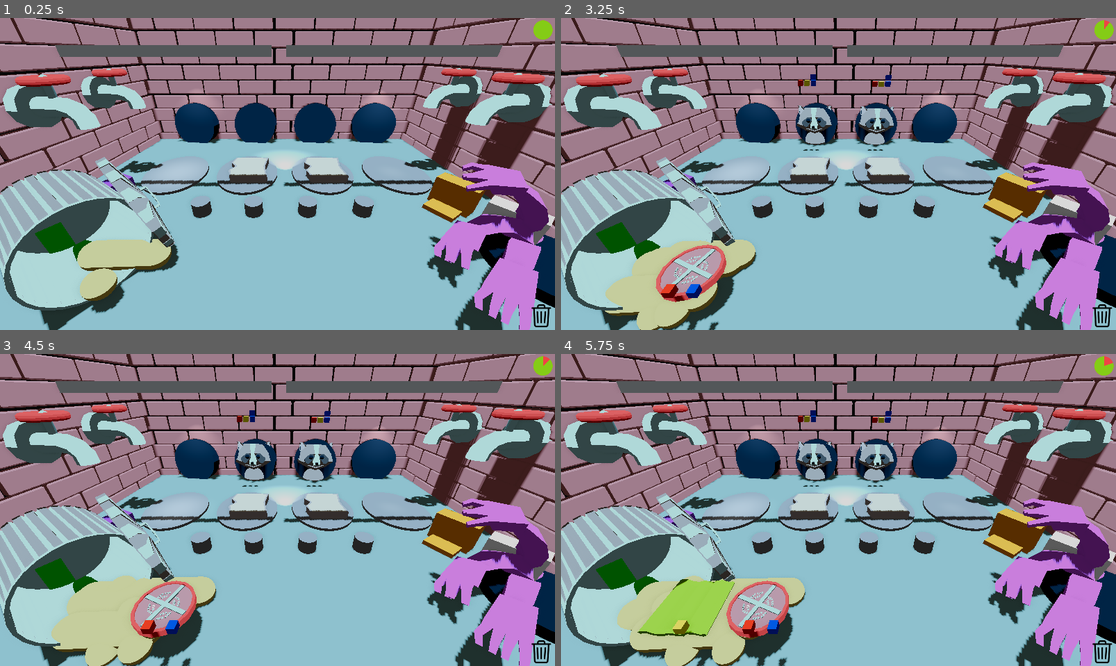
Above: before the commit, frames 1-4 (two rows, left to right).
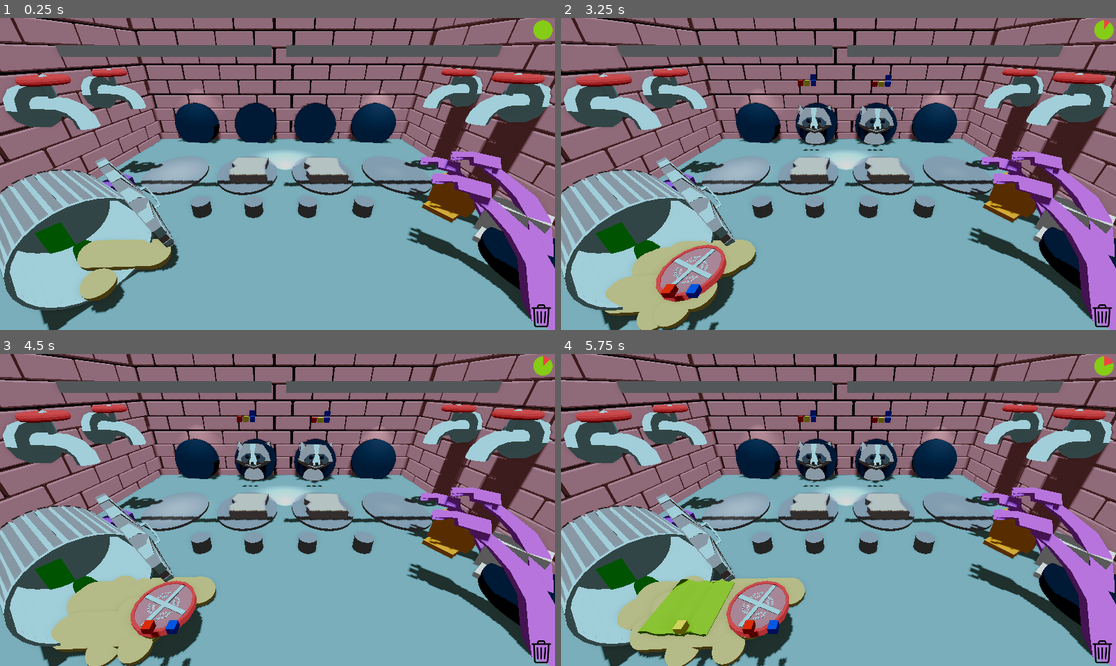
Above: after the commit, the same moments.

Repository: gabrield67/Sandwich-Shop
Game: Godot game, scene res://scenes/game_final.tscn
The game is run twice, just before and just after one commit, with the same random seed, the same clock (stepped at 60 frames per second) and the same inputs.
Inputs (mouse positions are in pixels of both pictures, inside the frame that each line leads up to):
- Up to frame 1 (0.25 s): no input
- Up to frame 2 (3.25 s): move the mouse to (960, 158) at 0.52 s; click (960, 158) at 0.67 s; drag from (727, 189) to (810, 236) at 1.27 s; move the mouse to (894, 105) at 2.02 s; click (894, 105) at 2.17 s; drag from (810, 236) to (672, 127) at 2.77 s
- Up to frame 3 (4.5 s): move the mouse to (444, 556) at 3.52 s; click (444, 556) at 3.67 s; drag from (111, 463) to (194, 432) at 4.27 s
- Up to frame 4 (5.75 s): move the mouse to (866, 510) at 5.02 s; click (866, 510) at 5.17 s

The runs differ from the first frame. In frame 1, 8.2% of the frame differs, in the area x 73-100%, y 42-100%; in frame 2, 8.3%; in frame 3, 8.3%; in frame 4, 10%, in the area x 13-100%, y 42-100%.

Commit message:
monster animation draft

Diff:
--- /dev/null
+++ b/models/monster_hand.gd
@@ -0,0 +1,7 @@
+extends Node3D
+
+@onready var monsterArmAnim = $monsterPulseAnimation
+# Called when the node enters the scene tree for the first time.
+func _ready():
+	pass
+	#monsterArmAnim.play("idle")
--- a/models/monster_hand.tscn
+++ b/models/monster_hand.tscn
@@ -2,11 +2,158 @@
 
 [ext_resource type="PackedScene" uid="uid://8bf2qyi134c5" path="res://models/monserHand.glb" id="1_gqnhx"]
 [ext_resource type="Material" uid="uid://dttrd5o6p1gsg" path="res://colors/monsterPink.tres" id="2_esa6o"]
+[ext_resource type="Script" uid="uid://b26bilado3cc7" path="res://models/monster_hand.gd" id="2_uo5e8"]
+
+[sub_resource type="Animation" id="Animation_gqnhx"]
+length = 0.001
+tracks/0/type = "value"
+tracks/0/imported = false
+tracks/0/enabled = true
+tracks/0/path = NodePath("Cube:scale")
+tracks/0/interp = 1
+tracks/0/loop_wrap = true
+tracks/0/keys = {
+"times": PackedFloat32Array(0),
+"transitions": PackedFloat32Array(1),
+"update": 0,
+"values": [Vector3(1, 1, 1)]
+}
+tracks/1/type = "value"
+tracks/1/imported = false
+tracks/1/enabled = true
+tracks/1/path = NodePath("Cube_001:scale")
+tracks/1/interp = 1
+tracks/1/loop_wrap = true
+tracks/1/keys = {
+"times": PackedFloat32Array(0),
+"transitions": PackedFloat32Array(1),
+"update": 0,
+"values": [Vector3(1, 1, 1)]
+}
+tracks/2/type = "value"
+tracks/2/imported = false
+tracks/2/enabled = true
+tracks/2/path = NodePath("Cube:rotation")
+tracks/2/interp = 1
+tracks/2/loop_wrap = true
+tracks/2/keys = {
+"times": PackedFloat32Array(0),
+"transitions": PackedFloat32Array(1),
+"update": 0,
+"values": [Vector3(0, 0, 0)]
+}
+tracks/3/type = "value"
+tracks/3/imported = false
+tracks/3/enabled = true
+tracks/3/path = NodePath("Cube_001:rotation")
+tracks/3/interp = 1
+tracks/3/loop_wrap = true
+tracks/3/keys = {
+"times": PackedFloat32Array(0),
+"transitions": PackedFloat32Array(1),
+"update": 0,
+"values": [Vector3(0, 0, 0)]
+}
+tracks/4/type = "value"
+tracks/4/imported = false
+tracks/4/enabled = true
+tracks/4/path = NodePath(".:rotation")
+tracks/4/interp = 1
+tracks/4/loop_wrap = true
+tracks/4/keys = {
+"times": PackedFloat32Array(0),
+"transitions": PackedFloat32Array(1),
+"update": 0,
+"values": [Vector3(0, 0, 0)]
+}
+
+[sub_resource type="Animation" id="Animation_uo5e8"]
+resource_name = "idle"
+length = 1.1
+loop_mode = 1
+tracks/0/type = "value"
+tracks/0/imported = false
+tracks/0/enabled = true
+tracks/0/path = NodePath(".:rotation")
+tracks/0/interp = 2
+tracks/0/loop_wrap = true
+tracks/0/keys = {
+"times": PackedFloat32Array(0, 0.21, 0.45, 0.64, 0.84, 0.99, 1),
+"transitions": PackedFloat32Array(1, 1, 1, 1, 1, 1, 1),
+"update": 0,
+"values": [Vector3(0, 0, 0), Vector3(-0.08726646, -0.15707964, 0.1308997), Vector3(-0.41887903, 0, -0.14835298), Vector3(-0.33161256, 0.05235988, -0.34906584), Vector3(-0.07853982, -0.20943952, -0.4712389), Vector3(0.0035132393, -0.013008282, -0.023045912), Vector3(0.034906585, -0.09599311, -0.16580628)]
+}
+
+[sub_resource type="Animation" id="Animation_esa6o"]
+resource_name = "pulseAnimation"
+length = 0.8
+tracks/0/type = "value"
+tracks/0/imported = false
+tracks/0/enabled = true
+tracks/0/path = NodePath("Cube:scale")
+tracks/0/interp = 2
+tracks/0/loop_wrap = true
+tracks/0/keys = {
+"times": PackedFloat32Array(0, 0.43333334, 0.6666667),
+"transitions": PackedFloat32Array(1, 1, 1),
+"update": 0,
+"values": [Vector3(1, 1, 1), Vector3(1.14, 1.14, 1.14), Vector3(1, 1, 1)]
+}
+tracks/1/type = "value"
+tracks/1/imported = false
+tracks/1/enabled = true
+tracks/1/path = NodePath("Cube_001:scale")
+tracks/1/interp = 0
+tracks/1/loop_wrap = true
+tracks/1/keys = {
+"times": PackedFloat32Array(0, 0.43333334, 0.6666667),
+"transitions": PackedFloat32Array(1, 1, 1),
+"update": 0,
+"values": [Vector3(1, 1, 1), Vector3(1.14, 1.14, 1.14), Vector3(1, 1, 1)]
+}
+tracks/2/type = "value"
+tracks/2/imported = false
+tracks/2/enabled = true
+tracks/2/path = NodePath("Cube:rotation")
+tracks/2/interp = 2
+tracks/2/loop_wrap = true
+tracks/2/keys = {
+"times": PackedFloat32Array(0, 0.6666667),
+"transitions": PackedFloat32Array(1, 1),
+"update": 0,
+"values": [Vector3(0, 0, 0), Vector3(0, 0, 0)]
+}
+tracks/3/type = "value"
+tracks/3/imported = false
+tracks/3/enabled = true
+tracks/3/path = NodePath("Cube_001:rotation")
+tracks/3/interp = 0
+tracks/3/loop_wrap = true
+tracks/3/keys = {
+"times": PackedFloat32Array(0, 0.6666667),
+"transitions": PackedFloat32Array(1, 1),
+"update": 0,
+"values": [Vector3(0, 0, 0), Vector3(0, 0, 0)]
+}
+
+[sub_resource type="AnimationLibrary" id="AnimationLibrary_uo5e8"]
+_data = {
+&"RESET": SubResource("Animation_gqnhx"),
+&"idle": SubResource("Animation_uo5e8"),
+&"pulseAnimation": SubResource("Animation_esa6o")
+}
 
 [node name="monsterHand" unique_id=25484297 instance=ExtResource("1_gqnhx")]
+script = ExtResource("2_uo5e8")
 
 [node name="Cube" parent="." index="0" unique_id=772115163]
+transform = Transform3D(1, 0, 0, 0, 1, 0, 0, 0, 1, -0.10479504, -0.0015145243, 0.0013602161)
 surface_material_override/0 = ExtResource("2_esa6o")
 
 [node name="Cube_001" parent="." index="1" unique_id=2071544464]
+transform = Transform3D(1, 0, 0, 0, 1, 0, 0, 0, 1, -0.06108061, 6.6412373, 2.6885955)
 surface_material_override/0 = ExtResource("2_esa6o")
+
+[node name="monsterPulseAnimation" type="AnimationPlayer" parent="." index="2" unique_id=1253457227]
+libraries/ = SubResource("AnimationLibrary_uo5e8")
+speed_scale = 0.166
--- a/scenes/game_final.tscn
+++ b/scenes/game_final.tscn
@@ -93,6 +93,7 @@
 [node name="DirectionalLight3D" type="DirectionalLight3D" parent="." unique_id=1180750594]
 transform = Transform3D(-0.7847766, -0.6197788, 0.000115731615, -0.0020713904, 0.002809565, 0.99999404, -0.6197755, 0.78477144, -0.003488685, 0, 8.340313, -0.60483086)
 light_color = Color(0.55912375, 0.77097917, 0.94932514, 1)
+light_energy = 0.635
 shadow_enabled = true
 shadow_bias = 0.135
 shadow_blur = 1.506
@@ -181,16 +182,16 @@
 surface_material_override/0 = ExtResource("14_hkjom")
 
 [node name="AllMonster" type="Node3D" parent="SewerHole" unique_id=1786045459]
-transform = Transform3D(0.99756396, 0, -0.06975646, 0, 1, 0, 0.06975646, 0, 0.99756396, 2.8806672, 0, 3.1015)
+transform = Transform3D(-0.5921214, 0.049014777, -0.8043566, 0.4768584, 0.82594305, -0.30070576, 0.64961374, -0.5616187, -0.5124317, 22.381, -2.955, 5.177)
 
 [node name="monsterHand" parent="SewerHole/AllMonster" unique_id=25484297 instance=ExtResource("15_21cbb")]
-transform = Transform3D(-0.1330201, -0.20123203, -0.4379627, -0.19499356, 0.4379627, -0.14200768, 0.44077563, 0.13302006, -0.19499359, 10.065, 1.96, 4.335)
+transform = Transform3D(0.5, 0, 0, 0, 0.5, 0, 0, 0, 0.5, 12.59, 0.225, 5.54)
 
 [node name="monsterHand2" parent="SewerHole/AllMonster" unique_id=703297632 instance=ExtResource("15_21cbb")]
-transform = Transform3D(0.29558063, -0.3354583, -0.2238298, 0.09027181, 0.3255096, -0.36863863, 0.3930433, 0.17751385, 0.25299355, 8.86, 1.485, 5.85)
+transform = Transform3D(0.49999994, 0, 0, 0, 0.49999994, 0, 0, 0, 0.49999997, 8.86, 1.485, 5.85)
 
 [node name="monsterHand3" parent="SewerHole/AllMonster" unique_id=495911412 instance=ExtResource("15_21cbb")]
-transform = Transform3D(0.1522475, -0.4273195, -0.2102824, 0.21713047, 0.25876603, -0.36863863, 0.42388088, 0.020931182, 0.26436117, 9.725, 1.525, 4.555)
+transform = Transform3D(0.49999994, 0, 0, 0, 0.4999999, 0, 0, 0, 0.49999997, 9.725, 1.525, 4.555)
 
 [node name="SecretSauceApparatus" type="Node3D" parent="." unique_id=1782365273]
 transform = Transform3D(1, 0, 0, 0, 1, 0, 0, 0, 1, 0.005, -7.8269696, 2.6072478)
Not shown, added: models/monster_hand.gd.uid
